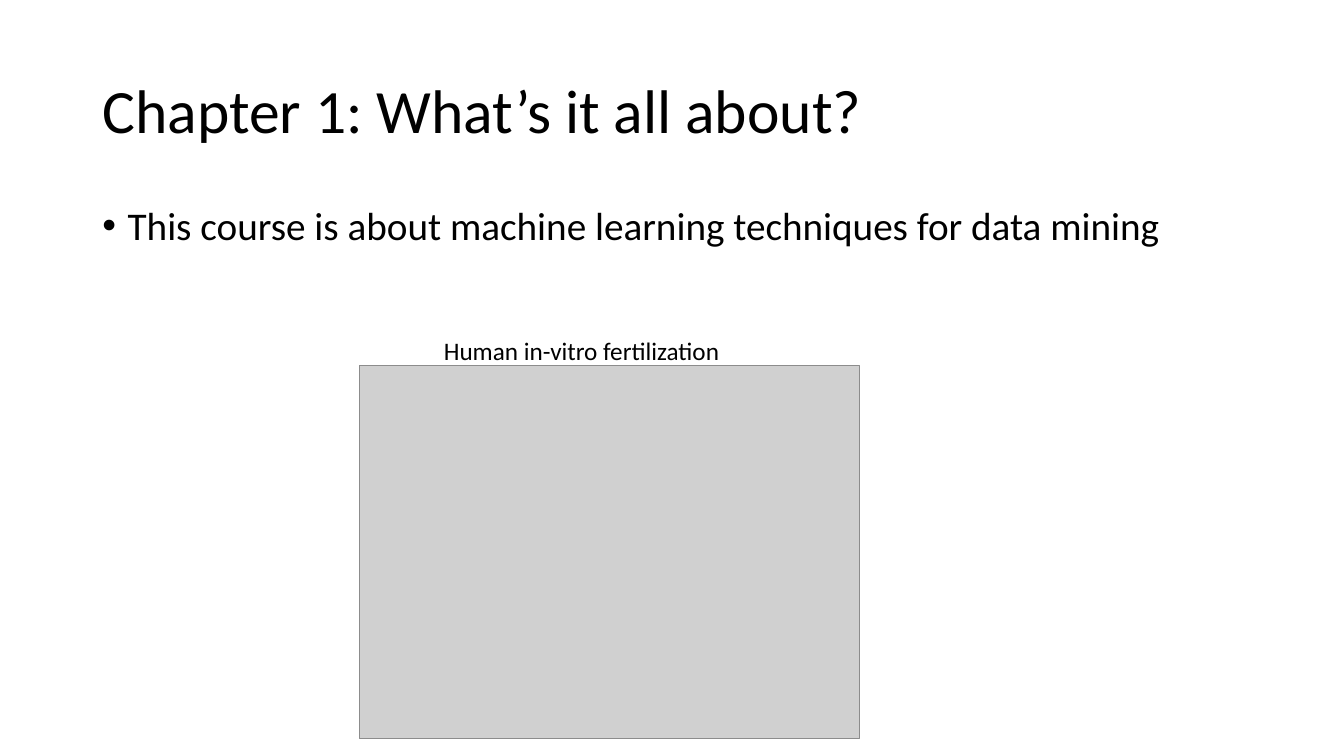
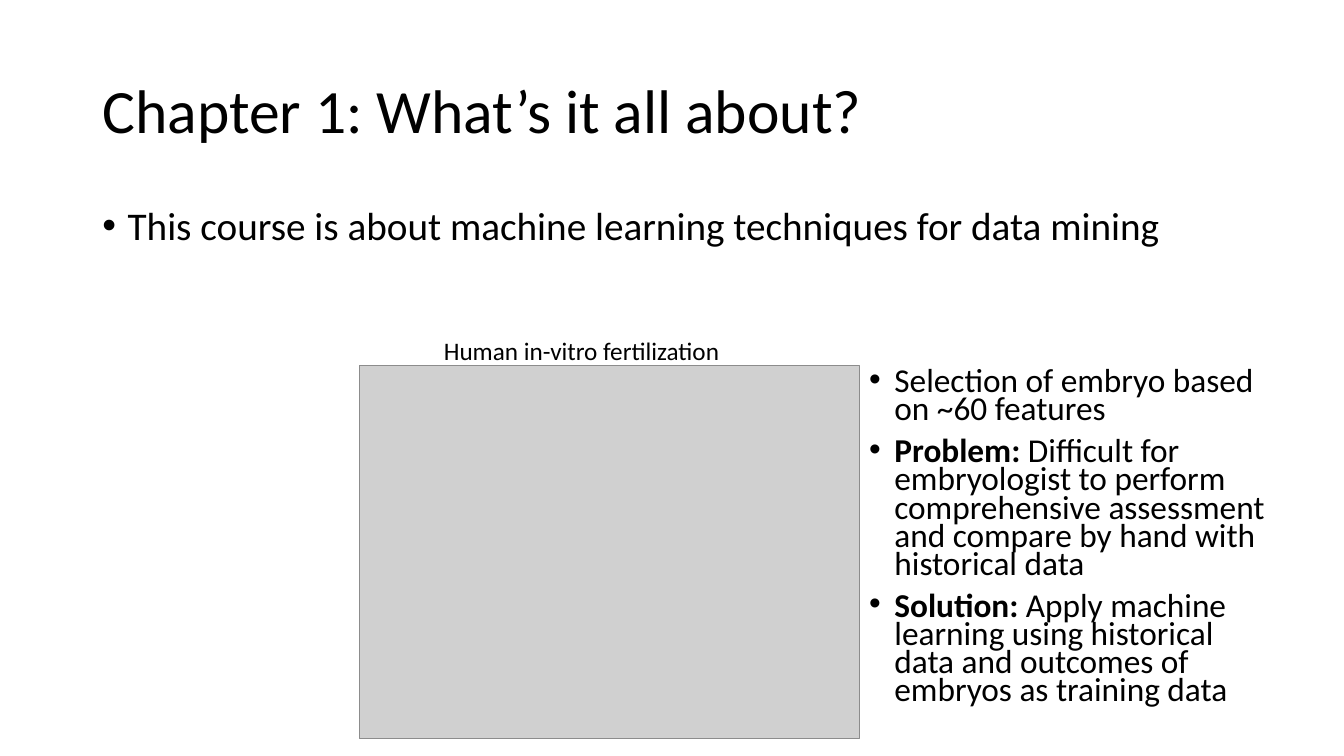
Before and after one commit to russellu/cs405, a slide deck: slide 8 of Lecture_01.pptx. Drawn at 1344x756 pixels with LibreOffice and Linux fonts; fonts in the diff are those of the drawing; grey boxes stand for pictures. Boxes give left, top, right and bottom in pixels: in the first picture for what was removed or moved away, otherwise in the second. Text is boxed around its words. In the diff, an @@ line names an element or a change of style, - is before the commit and + after.

```diff
--- a/Lecture_01.pptx
+++ b/Lecture_01.pptx
@@ text added at (x1=894, y1=369, x2=1265, y2=707), 23.8 pt, text #000000 @@
+• Selection of embryo based on ~60 features
+• Problem: Difficult for embryologist to perform comprehensive assessment and compare by hand with historical data
+• Solution: Apply machine learning using historical data and outcomes of embryos as training data
```
Also in this commit, not shown: 5 other slides changed.
